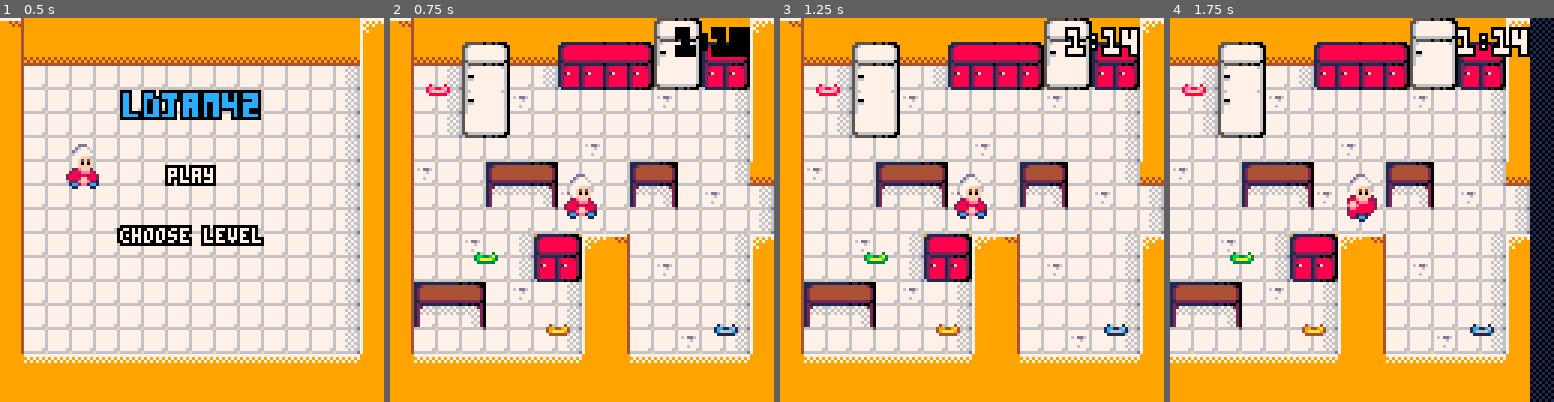
Above: before the commit, frames 1-4 (left to right).
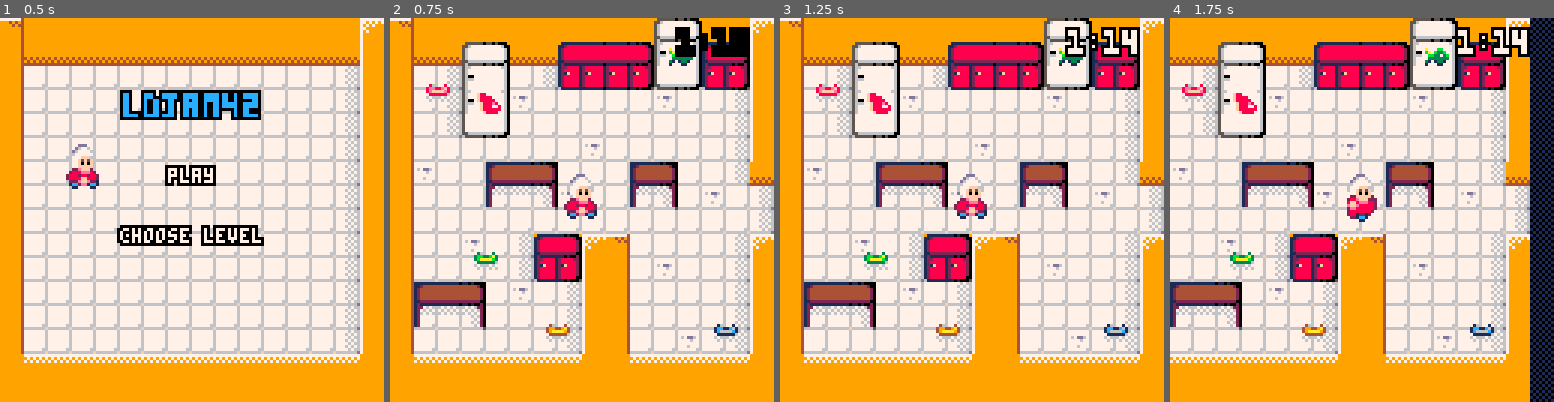
Above: after the commit, the same moments.

Repository: escargames/Cat-Lady-Simulator
Game: PICO-8 cartridge catlady.p8
Same seed, same stepped clock (60 frames per second), same inputs: the game is played once before the commit and once after it.
Inputs:
- Up to frame 1 (0.5 s): no input
- Up to frame 2 (0.75 s): tap O (Z key) at 0.7 s
- Up to frame 3 (1.25 s): no input
- Up to frame 4 (1.75 s): hold Right from 1.6 s (still down); tap O (Z key) at 1.7 s

Frame 1 is identical in both runs. In frame 2, 0.5% of the frame differs, in the area x 9-90%, y 7-85%; in frame 3, 0.5%; in frame 4, 0.6%, in the area x 3-84%, y 7-85%.

Commit message:
Add icons on fridges.

Diff:
--- a/catlady.p8
+++ b/catlady.p8
@@ -150,12 +150,13 @@
 --
 
 function make_level(level)
-    local sdisplay, stimer, splayer, scats, sspd, sbowls
+    local sdisplay, stimer, splayer, scats, sspd, sbowls, sfridges
     if level == 0 then
         sdisplay = {cx = 0, cy = 48, width = 16, height = 16}
         splayer = {x = 28, y = 54, dir = false, spd = 2}
         scats = {}
         sbowls = {}
+        sfridges = {}
     end
 
     if level == 1 then
@@ -173,6 +174,7 @@
                    { cx = 3.5, cy = 9.5, color = 1 },
                    { cx = 13.5, cy = 12.5, color = 2 },
                    { cx = 6.5, cy = 12.5, color = 3 } }
+        sfridges = { 0, 1 }
     end
 
     if level == 2 then
@@ -184,9 +186,10 @@
         sspd = 1
         sbowls = { {cx = 23.5, cy = 5.5, color = 0},
                    {cx = 26, cy = 9, color = 1} }
-    end
-
-    return {display = sdisplay, timer = stimer, player = splayer, cats = scats, spd = sspd, bowls = sbowls}
+        sfridges = { 0, 1 }
+    end
+
+    return {display = sdisplay, timer = stimer, player = splayer, cats = scats, spd = sspd, bowls = sbowls, fridges = sfridges}
 end
 
 function begin_play()
@@ -201,6 +204,17 @@
     bowls = {}
     for i = 1, #desc.bowls do
         add(bowls, {cx = desc.bowls[i].cx, cy = desc.bowls[i].cy, color = desc.bowls[i].color})
+    end
+
+    -- find all fridges in the map and fill the fridges table
+    fridges = {}
+    for i=desc.display.cx,desc.display.cx+desc.display.width do
+        for j=desc.display.cy,desc.display.cy+desc.display.height do
+            local tile = mget(i,j)
+            if tile == 50 and #fridges < #desc.fridges then
+                add(fridges, {x = i * 8 + 5, y = j * 8 - 7, color = desc.fridges[1 + #fridges]})
+            end
+        end
     end
 
     compute_paths()
@@ -404,6 +418,9 @@
     palt(0, true)
     foreach(bowls, function(b)
         spr(66 + b.color, b.cx * 8, b.cy * 8)
+    end)
+    foreach(fridges, function(f)
+        spr(82 + f.color, f.x, f.y)
     end)
 end
 
@@ -538,9 +555,9 @@
 bb06777777760bbb080000800300003001000010040000400000000000000000bbbbbbbbbbbbbbbb000000000000000000000000000000000000000000000000
 b5677777777765bb8ee88ef83bb33ba31cc11c61499449a40000000000000000bbbbbbbbbbb0bb0b000000000000000000000000000000000000000000000000
 b0677777777760bb8effffe83baaaab31c6666c149aaaa940000000000000000bbbbbbbbbb09b090000000000000000000000000000000000000000000000000
-b0777777777770bb088888800333333001111110044444400000000000000000bbbbbbbbb0490490000000000000000000000000000000000000000000000000
-b0677777777760bb000000000000000000000000000000000000000000000000bbbbbbbbb0919190000000000000000000000000000000000000000000000000
-b5677777777765bb000000000000000000000000000000000000000000000000bbbb000000909090000000000000000000000000000000000000000000000000
+b0777777777770bb088888860333333601111116044444460000000000000000bbbbbbbbb0490490000000000000000000000000000000000000000000000000
+b0677777777760bb606060606060606060606060606060600000000000000000bbbbbbbbb0919190000000000000000000000000000000000000000000000000
+b5677777777765bb060606060606060606060606060606060000000000000000bbbb000000909090000000000000000000000000000000000000000000000000
 bb06777777760bbbf880000000000000000c0000004444000000000000000000bbb0444949999990000000000000000000000000000000000000000000000000
 bbb506777605bbbbf8888000a000bb00000c0000049797400000000000000000bb0949494999900b000000000000000000000000000000000000000000000000
 bbbbb05770bbbbbbf8888800ba0b33b000cc100047aaaa740000000000000000bb04949999990bbb000000000000000000000000000000000000000000000000
